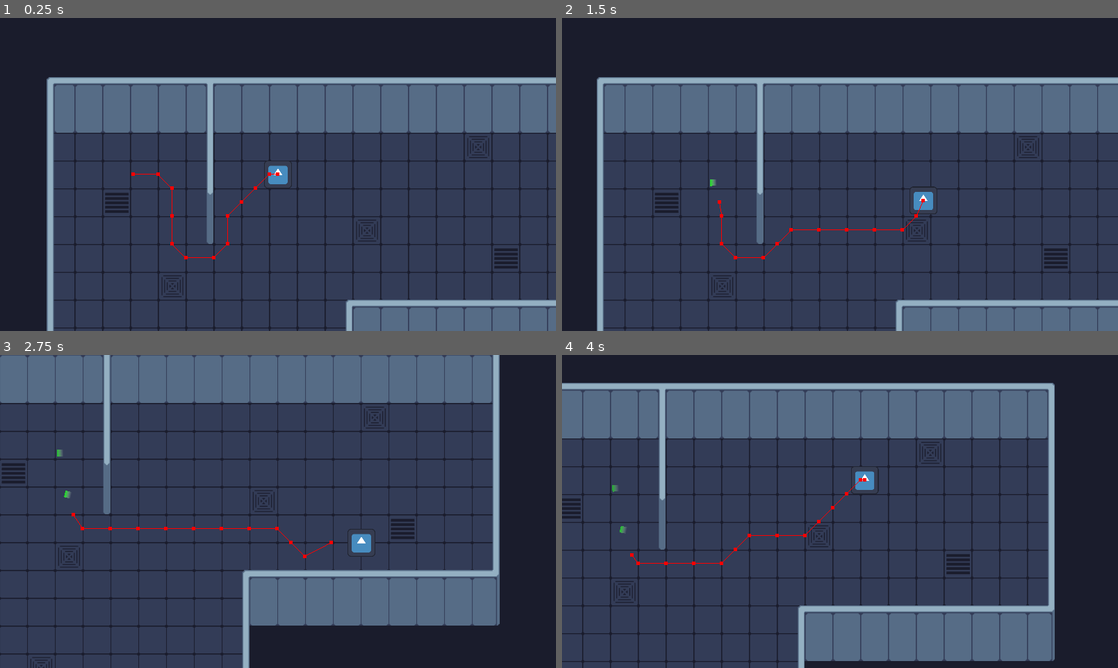
Above: before the commit, frames 1-4 (two rows, left to right).
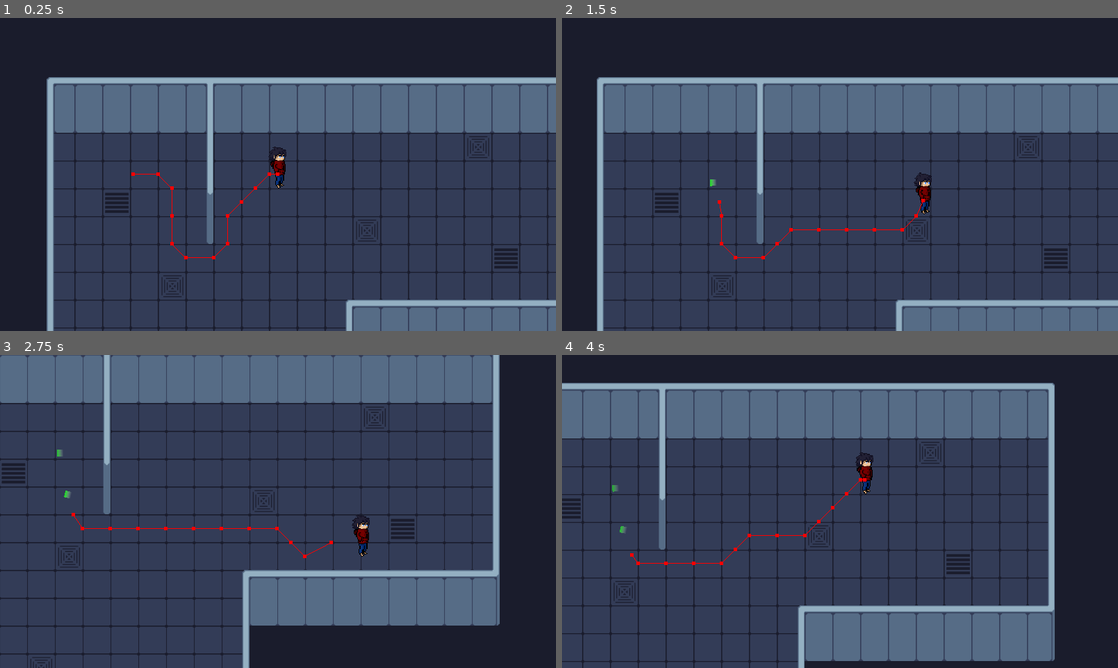
Above: after the commit, the same moments.

Repository: DarrylBD99/Game-Off-2023
Game: Godot game, scene res://Scenes/Levels/LevelTest.tscn
Same seed, same stepped clock (60 frames per second), same inputs: the game is played once before the commit and once after it. The engine's default icon, where the game draws it, is replaced by a stand-in: a white triangle on a blue panel in a dark square.
Inputs (mouse positions are in pixels of both pictures, inside the frame that each line leads up to):
- Up to frame 1 (0.25 s): no input
- Up to frame 2 (1.5 s): move the mouse to (962, 158) at 0.52 s; hold D (player_right) 0.53-1.28 s; hold Q (player_ability) 0.53-1.28 s; move the mouse to (728, 190) at 1.27 s; hold S (player_down) from 1.28 s (still down); click (728, 190) at 1.35 s
- Up to frame 3 (2.75 s): move the mouse to (333, 442) at 2.02 s; release S (player_down) at 2.03 s; hold D (player_right) from 2.03 s (still down); hold Q (player_ability) from 2.03 s (still down)
- Up to frame 4 (4 s): move the mouse to (812, 574) at 2.77 s; release D (player_right) at 2.78 s; release Q (player_ability) at 2.78 s; hold W (player_up) 2.78-3.53 s; click (812, 574) at 2.85 s; move the mouse to (1006, 558) at 3.52 s; hold A (player_left) from 3.53 s (still down); hold Q (player_ability) from 3.53 s (still down)

The runs differ from the first frame. In frame 1, 0.4% of the frame differs, in the area x 47-53%, y 41-55%; in frame 2, 0.4%; in frame 3, 0.4%, in the area x 62-68%, y 51-65%; in frame 4, 0.4%.

Commit message:
added protag sprite

Diff:
--- a/Scenes/Objects/Entity/player.tscn
+++ b/Scenes/Objects/Entity/player.tscn
@@ -2,7 +2,6 @@
 
 [ext_resource type="Script" path="res://Scripts/Entity/Player/Player.gd" id="1_hxueb"]
 [ext_resource type="Script" path="res://Scripts/Entity/Stats/Health.gd" id="2_a01hl"]
-[ext_resource type="Texture2D" uid="uid://y7rdl0u21hsy" path="res://icon.svg" id="2_dxfh7"]
 [ext_resource type="Script" path="res://Scripts/Entity/Stats/Attack.gd" id="3_vqmuc"]
 [ext_resource type="PackedScene" uid="uid://chej3fpp47ckd" path="res://Scenes/GUI/HealthBar.tscn" id="5_8e6fa"]
 [ext_resource type="Script" path="res://Scripts/Debug/StateLabel.gd" id="6_idjcw"]
@@ -12,9 +11,10 @@
 [ext_resource type="Script" path="res://Scripts/Entity/Player/States/RUN.gd" id="10_4cqtu"]
 [ext_resource type="PackedScene" uid="uid://rf1kc3l23ffk" path="res://Scenes/Component/hitbox.tscn" id="11_7hj3n"]
 [ext_resource type="Material" uid="uid://cqm1ticuoegkp" path="res://Materials/Shaders/entity_shader.tres" id="11_wf3w5"]
+[ext_resource type="Texture2D" uid="uid://c3t8sdarvjnny" path="res://Sprites/Character/Protag.png" id="12_fggjs"]
 
 [sub_resource type="RectangleShape2D" id="RectangleShape2D_miyjb"]
-size = Vector2(32, 16)
+size = Vector2(18, 30)
 
 [sub_resource type="Animation" id="Animation_qx5qg"]
 length = 0.001
@@ -41,7 +41,7 @@
 states/Start/position = Vector2(205, 61)
 
 [sub_resource type="RectangleShape2D" id="RectangleShape2D_okhtf"]
-size = Vector2(32, 32)
+size = Vector2(18, 48)
 
 [node name="Player" type="CharacterBody2D" node_paths=PackedStringArray("AimRayCast", "state_manager", "size_state_manager", "animation_tree", "health", "attack", "hitbox")]
 collision_layer = 17
@@ -64,7 +64,7 @@
 script = ExtResource("3_vqmuc")
 
 [node name="Collision" type="CollisionShape2D" parent="."]
-position = Vector2(0, 8)
+position = Vector2(0, 1)
 shape = SubResource("RectangleShape2D_miyjb")
 
 [node name="HealthBar" parent="." node_paths=PackedStringArray("health") instance=ExtResource("5_8e6fa")]
@@ -120,11 +120,13 @@
 health = NodePath("../HP")
 
 [node name="Collision" type="CollisionShape2D" parent="Hitbox"]
+position = Vector2(0, -8)
 shape = SubResource("RectangleShape2D_okhtf")
 
 [node name="Sprite2D" type="Sprite2D" parent="."]
+texture_filter = 1
 material = ExtResource("11_wf3w5")
-scale = Vector2(0.25, 0.25)
-texture = ExtResource("2_dxfh7")
+position = Vector2(0, -8)
+texture = ExtResource("12_fggjs")
 
 [node name="AudioListener2D" type="AudioListener2D" parent="."]
Binary file added: Sprites/Character/Protag.png
Not shown, added: Sprites/Character/Protag.png.import
